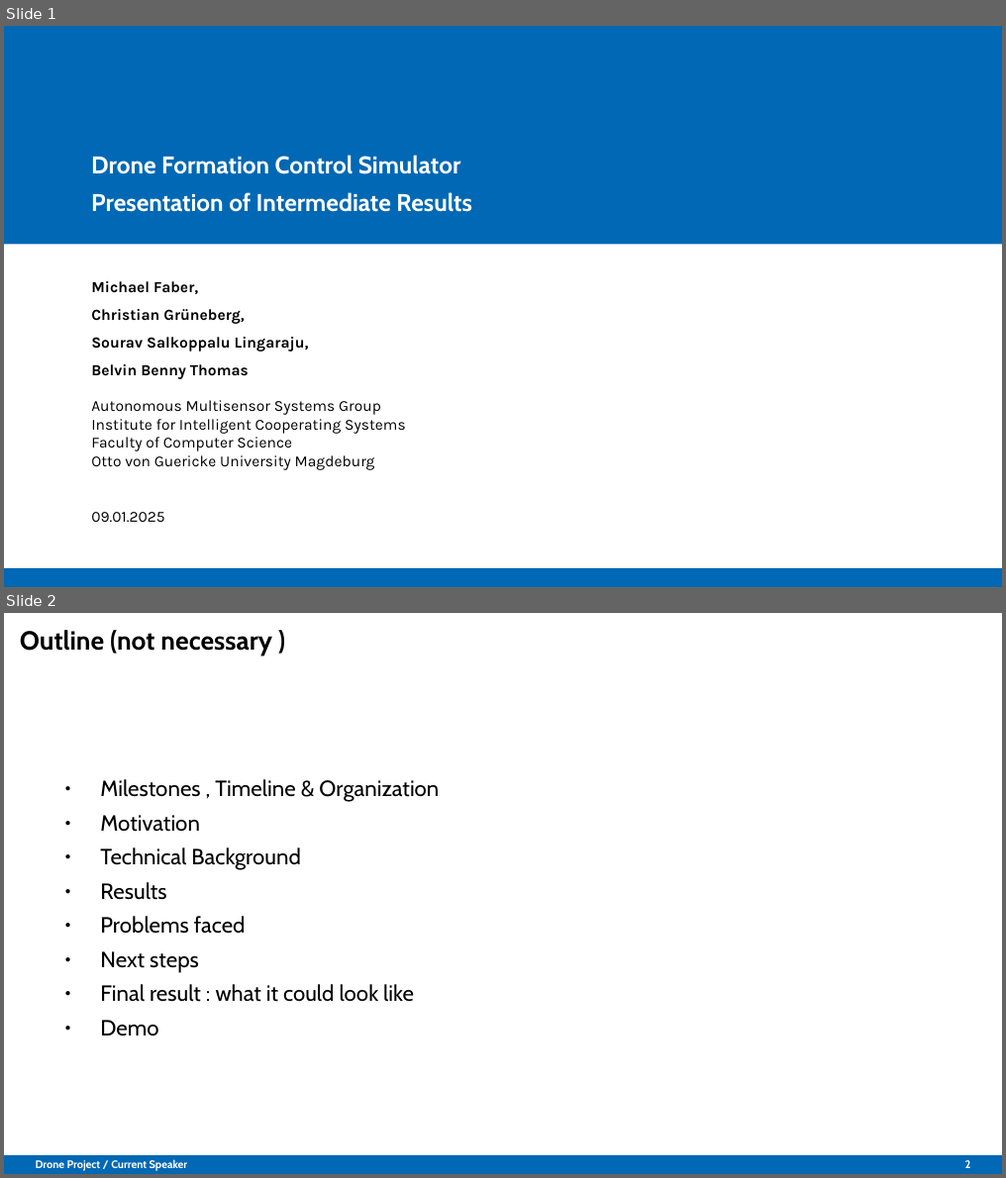
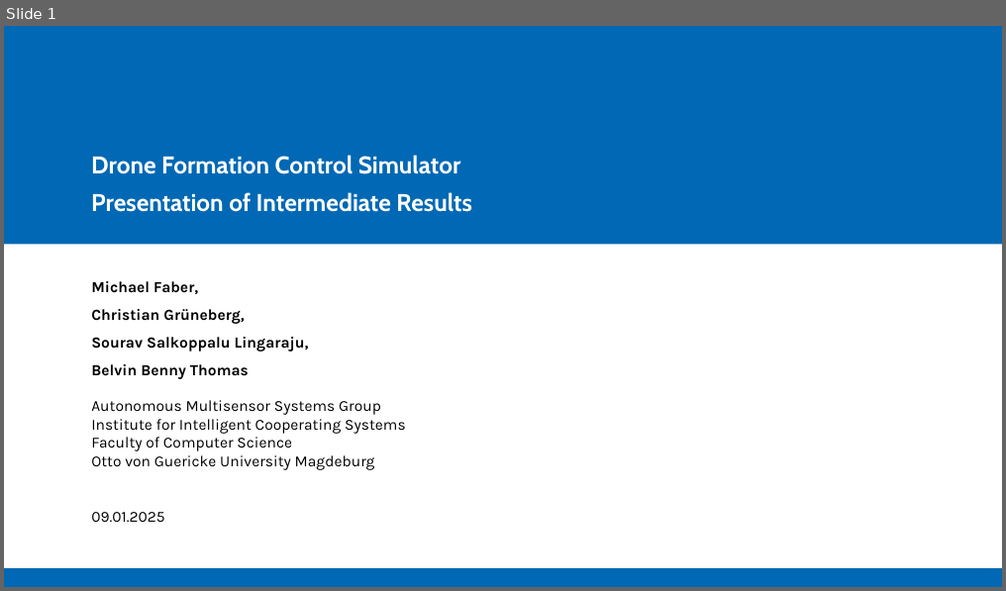
Before and after one commit to Belvin7/Drone_Project_personal-, a slide deck: AMS_Intermediate_Presentation.odp. Shown one above the other, each under a label of ours: slides 1 and 2 before the commit, slide 1 after it. The pictures are 1006x1178 and 1006x591 pixels, drawn with LibreOffice and Linux fonts; fonts in the diff are those of the drawing; background and template pictures are left out. Boxes give left, top, right and bottom in pixels: in the first picture for what was removed or moved away, otherwise in the second. Text is boxed around its words. In the diff, an @@ line names an element or a change of style, - is before the commit and + after.

```diff
--- a/AMS_Intermediate_Presentation.odp
+++ b/AMS_Intermediate_Presentation.odp
@@ slide 2 removed at bbox=[4, 613, 1002, 1174], background #FFFFFF; not listed: 1 template element that a slide beside it also shows @@
@@ title removed at bbox=[20, 630, 272, 656] @@
-Outline (not necessary )
@@ text removed at bbox=[100, 779, 439, 1037] @@
-● Milestones , Timeline & Organization
-● Motivation
-● Technical Background
-● Results
-● Problems faced
-● Next steps
-● Final result : what it could look like
-● Demo
@@ text removed at bbox=[36, 1159, 188, 1171] @@
-Drone Project / Current Speaker
@@ page number removed at bbox=[965, 1160, 971, 1168] @@
-2
```
Also in this commit, not shown: 11 slides changed, 1 slide added, 1 other slide removed.
